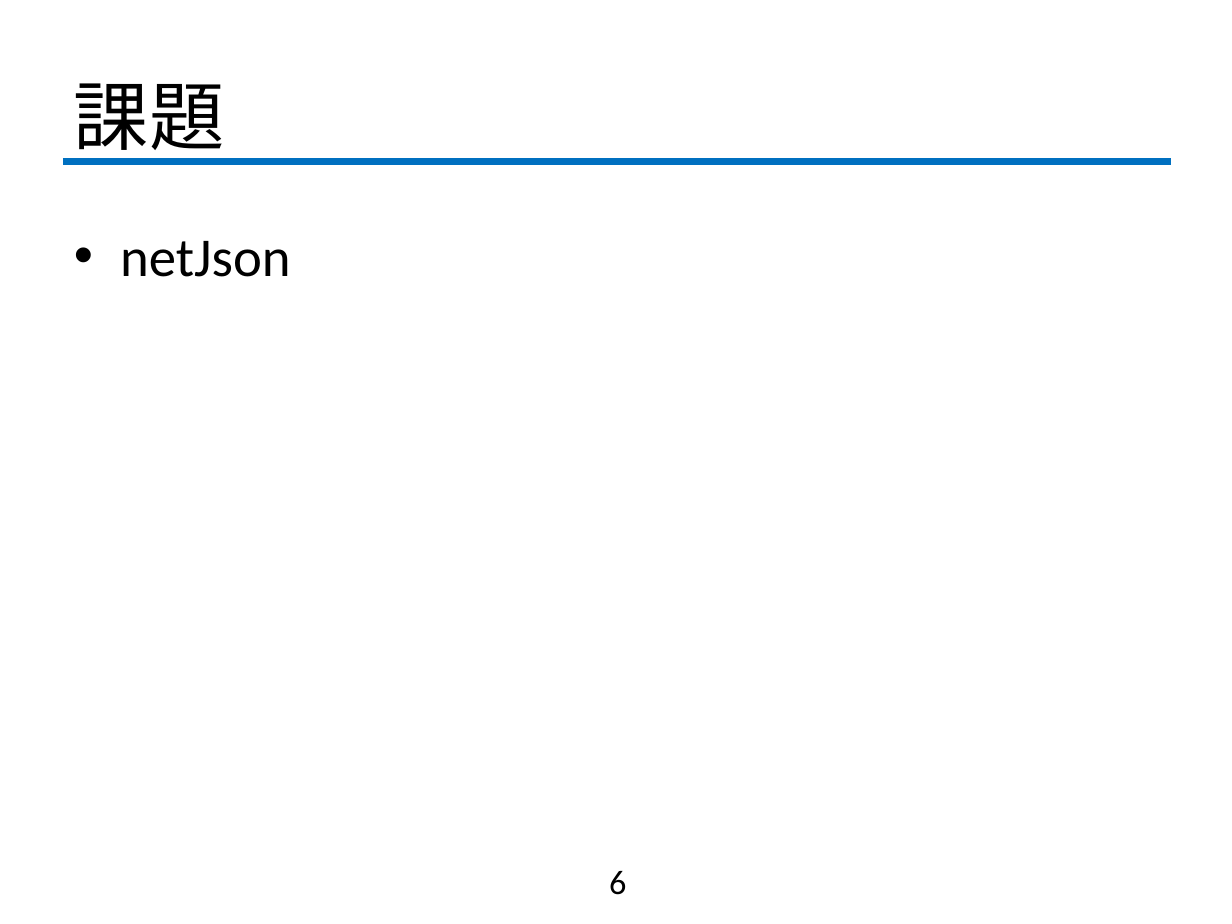
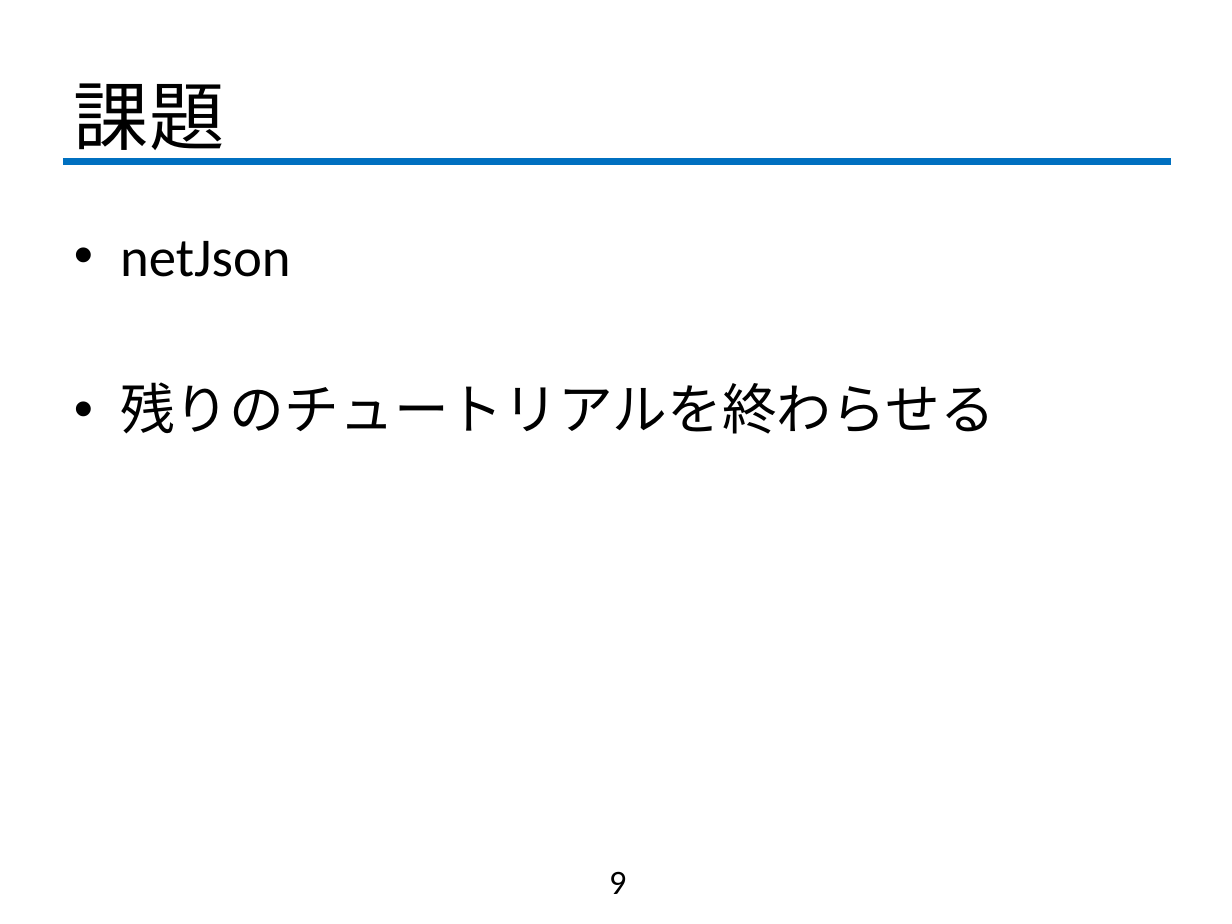
Before and after one commit to fujiLabo/fuji_simu, a slide deck: slide 9 of 1029進捗.pptx (slide 6 before the commit). Drawn at 1232x924 pixels with LibreOffice and Linux fonts; fonts in the diff are those of the drawing; background and template pictures are left out. Boxes give left, top, right and bottom in pixels: in the first picture for what was removed or moved away, otherwise in the second. Text is boxed around its words. In the diff, an @@ line names an element or a change of style, - is before the commit and + after.

```diff
--- a/1029進捗.pptx
+++ b/1029進捗.pptx
@@ text at (120, 382, 995, 434): paragraph added @@
+• 残りのチュートリアルを終わらせる
@@ page number at (609, 871, 626, 894): text changed @@
-6
+9
```
Also in this commit, not shown: 3 slides added.
